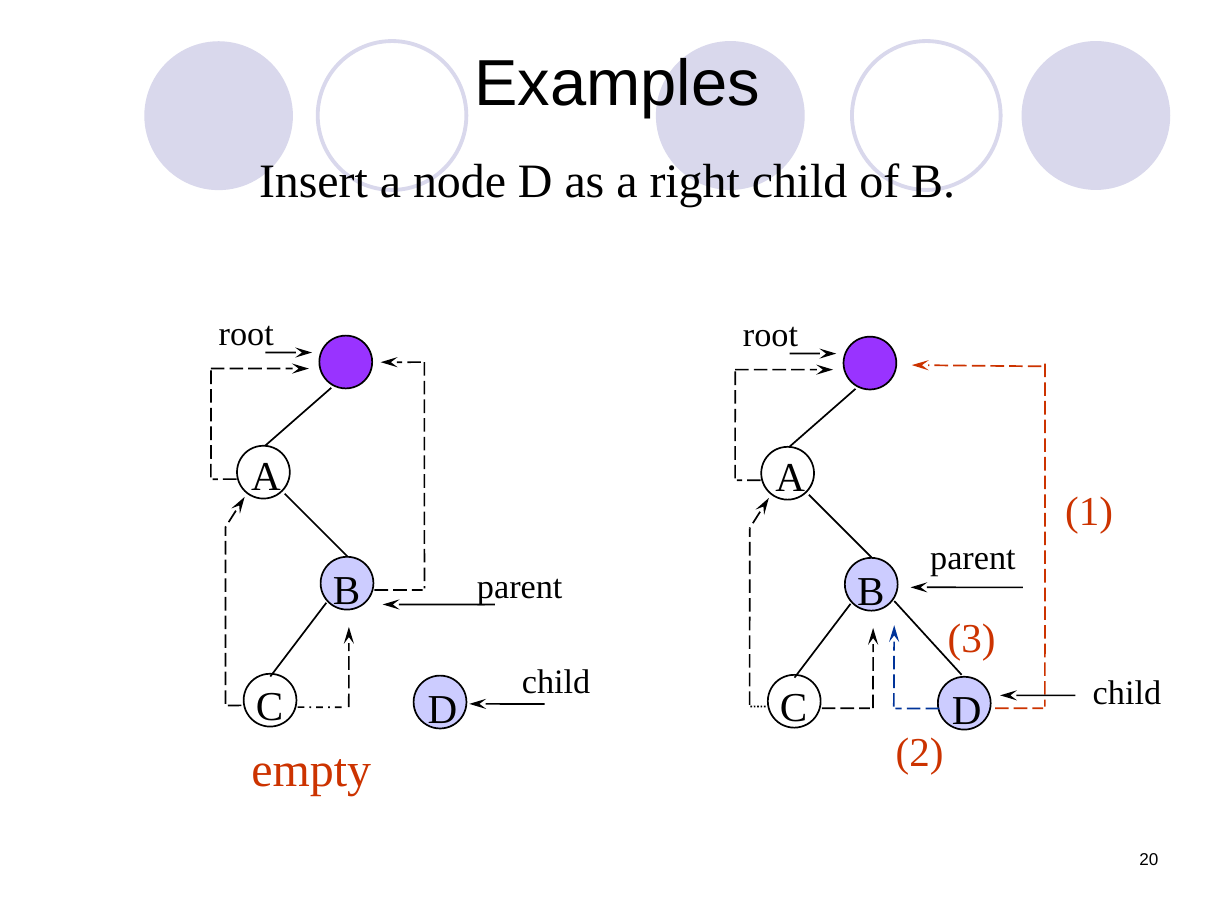
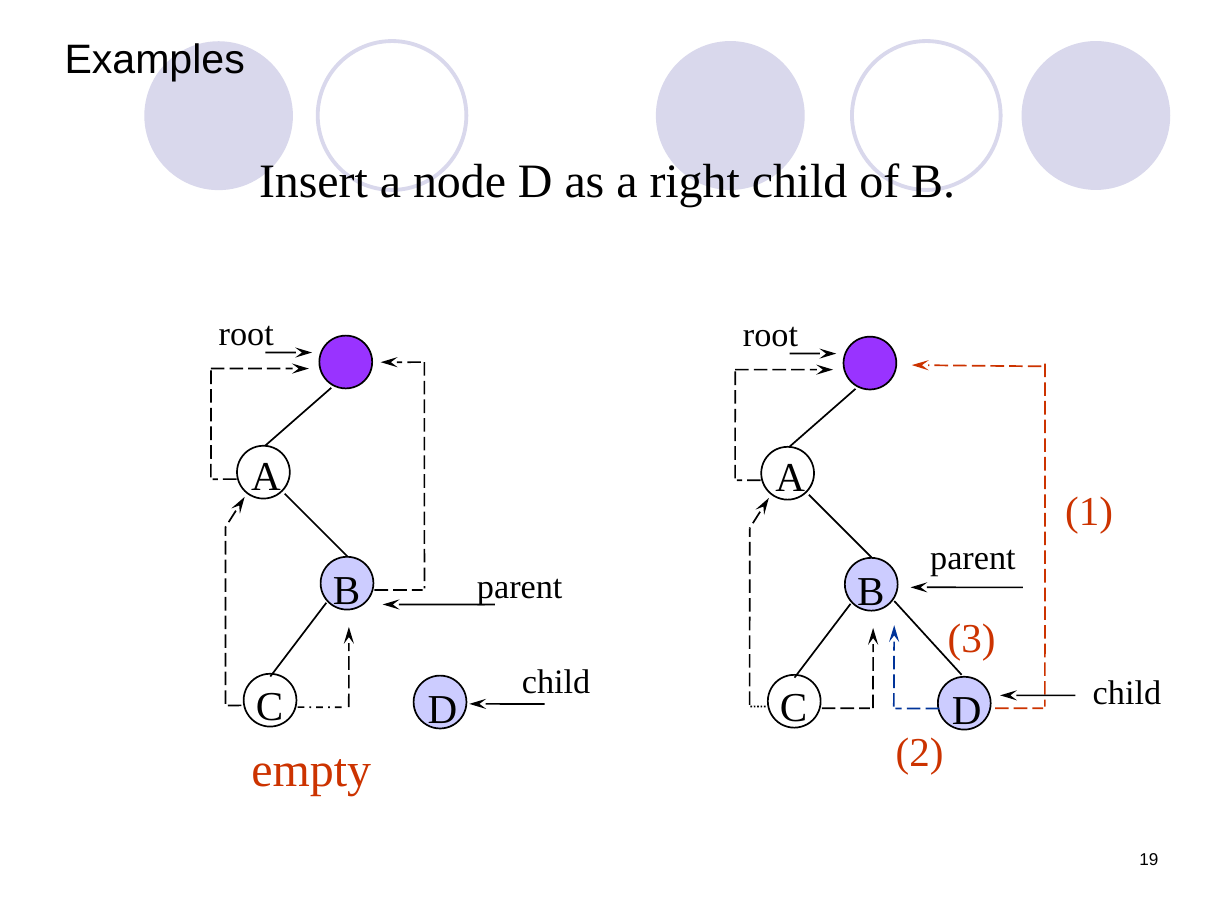
Before and after one commit to Rustam-Z/data-structures-and-algorithms, a slide deck: slide 19 of lecture notes/Threaded_Binary-_TREES.ppt (slide 20 before the commit). Drawn at 1232x924 pixels with LibreOffice and Linux fonts; fonts in the diff are those of the drawing. Boxes give left, top, right and bottom in pixels: in the first picture for what was removed or moved away, otherwise in the second. Text is boxed around its words. In the diff, an @@ line names an element or a change of style, - is before the commit and + after.

```diff
--- a/lecture notes/Threaded_Binary-_TREES.ppt
+++ b/lecture notes/Threaded_Binary-_TREES.ppt
@@ text "Examples": place and size @@
-text "Examples" at [474,57,760,117]
+text "Examples" at [65,43,245,82]
@@ text "Examples" at [65,43,245,82]: size 38 to 24 pt; alignment centre to left @@
@@ page number at [1139,853,1158,865]: text changed @@
-20
+19
```
Also in this commit, not shown: 10 other slides changed, 1 slide added, 2 slides removed, 10 other files.
